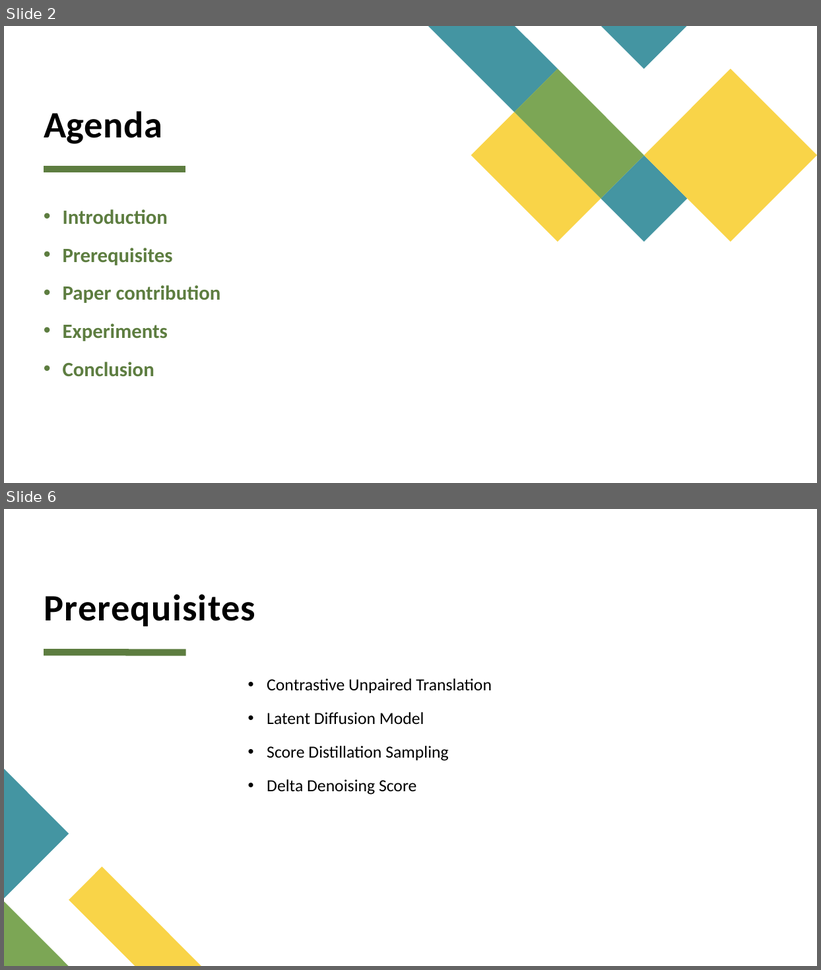
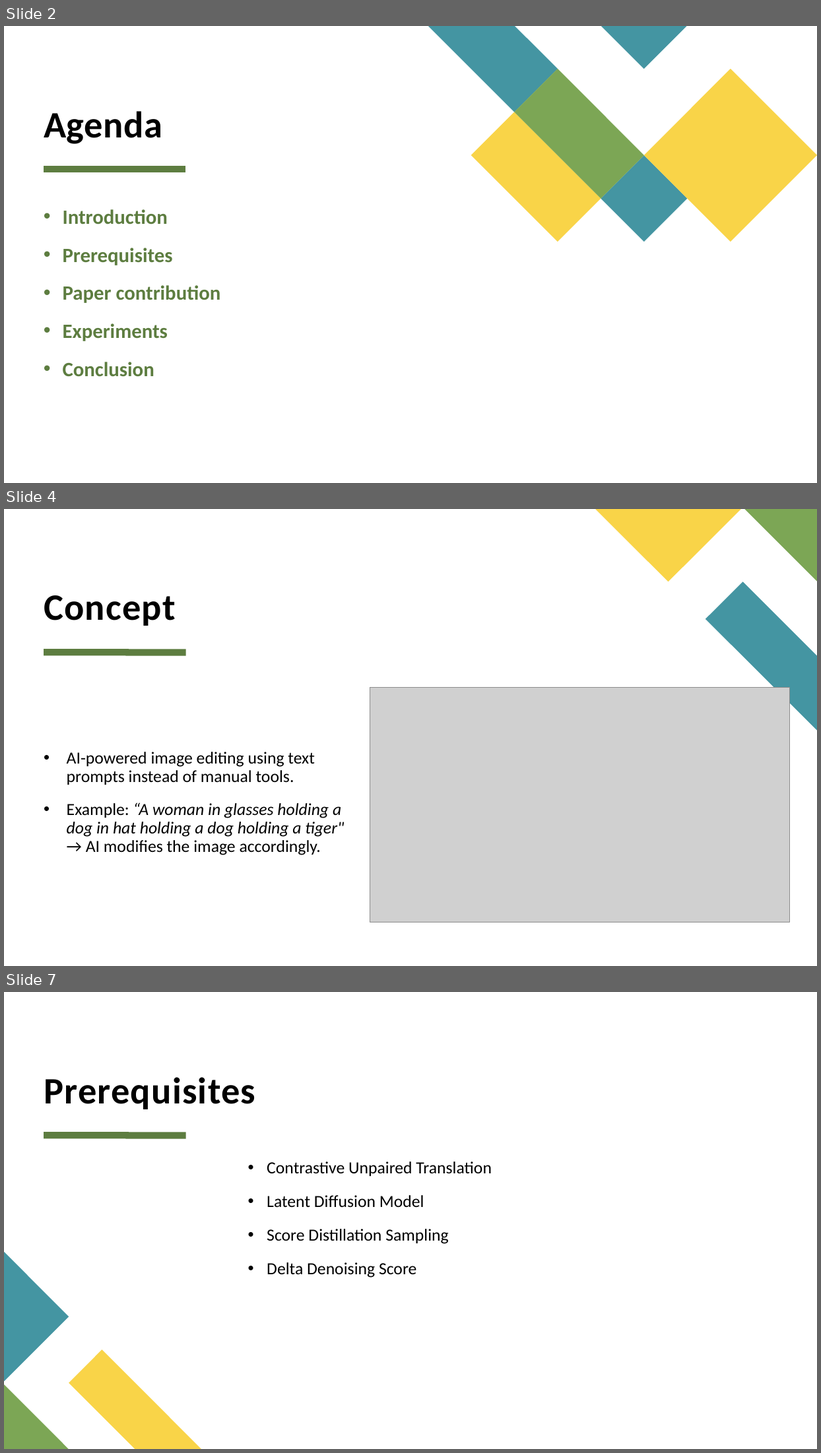
Before and after one commit to Anh26535D/cpp, a slide deck: report_computer_vision.pptx. Shown one above the other, each under a label of ours: slides 2 and 6 before the commit, slides 2, 4 and 7 after it; the slides between them are not shown. The pictures are 821x970 and 821x1453 pixels, drawn with LibreOffice and Linux fonts; fonts in the diff are those of the drawing; grey boxes stand for pictures. Boxes give left, top, right and bottom in pixels: in the first picture for what was removed or moved away, otherwise in the second. Text is boxed around its words. In the diff, an @@ line names an element or a change of style, - is before the commit and + after.

```diff
--- a/report_computer_vision.pptx
+++ b/report_computer_vision.pptx
@@ slide 4 added at [4,509,817,966], background #FFFFFF; not listed: 1 template element that a slide beside it also shows @@
@@ freeform shape added at [596,509,741,582], fill #F9D448 @@
@@ freeform shape added at [745,509,817,582], fill #7CA655 @@
@@ freeform shape added at [706,582,817,730], fill #4495A2 @@
@@ title added at [44,595,176,626], 44 pt, text #000000, bold @@
+Concept
@@ picture added at [370,688,790,923] @@
@@ text added at [67,752,344,855], 20 pt, text #000000 @@
+• AI-powered image editing using text prompts instead of manual tools.
+• Example: “A woman in glasses holding a dog in hat holding a dog holding a tiger" → AI modifies the image accordingly.
@@ what was slide 6 is now slide 7 @@
```
Also in this commit, not shown: 1 slide changed, 3 other slides added, 12 slides removed.
